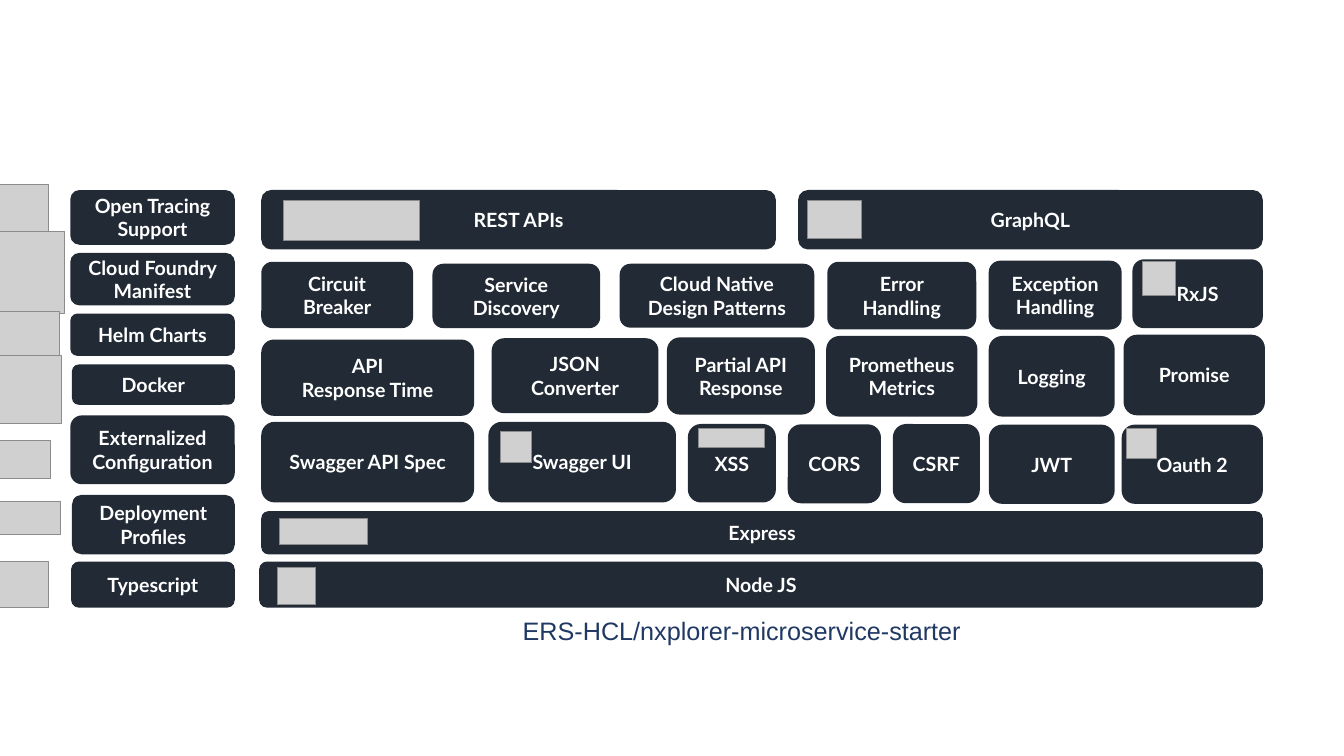
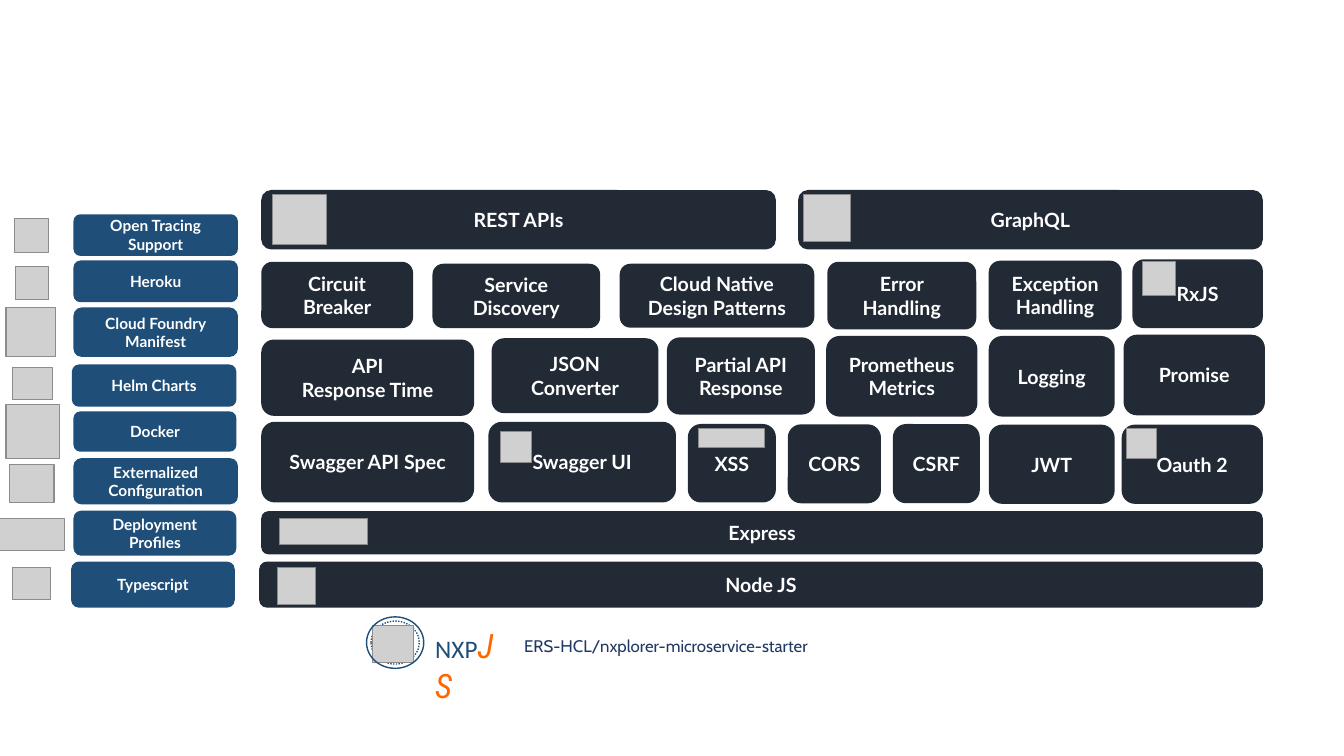
Before and after one commit to tsukhu/nxplorerjs-microservice-starter, a slide deck: slide 3 of screenshots/nxplorerjs.pptx. Drawn at 1344x756 pixels with LibreOffice and Linux fonts; fonts in the diff are those of the drawing; grey boxes stand for pictures. Boxes give left, top, right and bottom in pixels: in the first picture for what was removed or moved away, otherwise in the second. Text is boxed around its words. In the diff, an @@ line names an element or a change of style, - is before the commit and + after.

```diff
--- a/screenshots/nxplorerjs.pptx
+++ b/screenshots/nxplorerjs.pptx
@@ picture removed at bbox=[0, 185, 48, 239] @@
@@ picture added at bbox=[272, 195, 326, 245] @@
@@ picture removed at bbox=[283, 201, 419, 241] @@
@@ picture: place and size @@
-picture at bbox=[808, 201, 861, 240]
+picture at bbox=[805, 195, 851, 241]
@@ picture removed at bbox=[0, 232, 65, 314] @@
@@ picture added at bbox=[15, 219, 48, 252] @@
@@ rounded rectangle "Open Tracing Support": place and size @@
-rounded rectangle "Open Tracing Support" at bbox=[71, 191, 235, 245]
+rounded rectangle "Open Tracing Support" at bbox=[74, 215, 238, 256]
@@ picture added at bbox=[15, 266, 48, 299] @@
@@ rounded rectangle added at bbox=[74, 260, 238, 301], fill #1F4E79, 11 pt, text #FFFFFF, bold @@
+Heroku
@@ picture added at bbox=[6, 308, 55, 357] @@
@@ size 14 to 11 pt; fill #222A35 to #1F4E79 in 7 elements at bbox=[72, 562, 235, 608], bbox=[74, 511, 237, 557], bbox=[74, 215, 238, 256], bbox=[74, 411, 237, 452], bbox=[74, 459, 238, 505], bbox=[72, 365, 236, 407], bbox=[74, 308, 238, 357] @@
@@ rounded rectangle "Cloud Foundry Manifest": place and size @@
-rounded rectangle "Cloud Foundry Manifest" at bbox=[71, 253, 235, 306]
+rounded rectangle "Cloud Foundry Manifest" at bbox=[74, 308, 238, 357]
@@ picture removed at bbox=[0, 356, 63, 424] @@
@@ picture: place and size @@
-picture at bbox=[0, 312, 59, 361]
+picture at bbox=[12, 367, 52, 399]
@@ rounded rectangle "Helm Charts": place and size @@
-rounded rectangle "Helm Charts" at bbox=[71, 314, 235, 356]
+rounded rectangle "Helm Charts" at bbox=[72, 365, 236, 407]
@@ picture added at bbox=[6, 404, 59, 458] @@
@@ rounded rectangle "Docker": place and size @@
-rounded rectangle "Docker" at bbox=[72, 365, 235, 405]
+rounded rectangle "Docker" at bbox=[74, 411, 237, 452]
@@ picture: place and size @@
-picture at bbox=[0, 441, 50, 479]
+picture at bbox=[9, 465, 54, 503]
@@ rounded rectangle "Externalized Configuration": place and size @@
-rounded rectangle "Externalized Configuration" at bbox=[71, 415, 235, 484]
+rounded rectangle "Externalized Configuration" at bbox=[74, 459, 238, 505]
@@ picture: place and size @@
-picture at bbox=[0, 502, 59, 534]
+picture at bbox=[0, 518, 65, 551]
@@ rounded rectangle "Deployment": place and size @@
-rounded rectangle "Deployment" at bbox=[72, 495, 235, 555]
+rounded rectangle "Deployment" at bbox=[74, 511, 237, 557]
@@ picture: place and size @@
-picture at bbox=[0, 562, 47, 608]
+picture at bbox=[12, 568, 50, 600]
@@ group added at bbox=[367, 617, 513, 670]: 2 ellipses, 1 picture, 1 text @@
+NXPJS
@@ text "ERS-HCL/nxplorer-microservice-starter": place and size @@
-text "ERS-HCL/nxplorer-microservice-starter" at bbox=[523, 621, 961, 646]
+text "ERS-HCL/nxplorer-microservice-starter" at bbox=[524, 639, 807, 656]
@@ text "ERS-HCL/nxplorer-microservice-starter" at bbox=[524, 639, 807, 656]: size 18 to 12 pt, font Arial to Cabin @@
```
Also in this commit, not shown: 3 other files.
